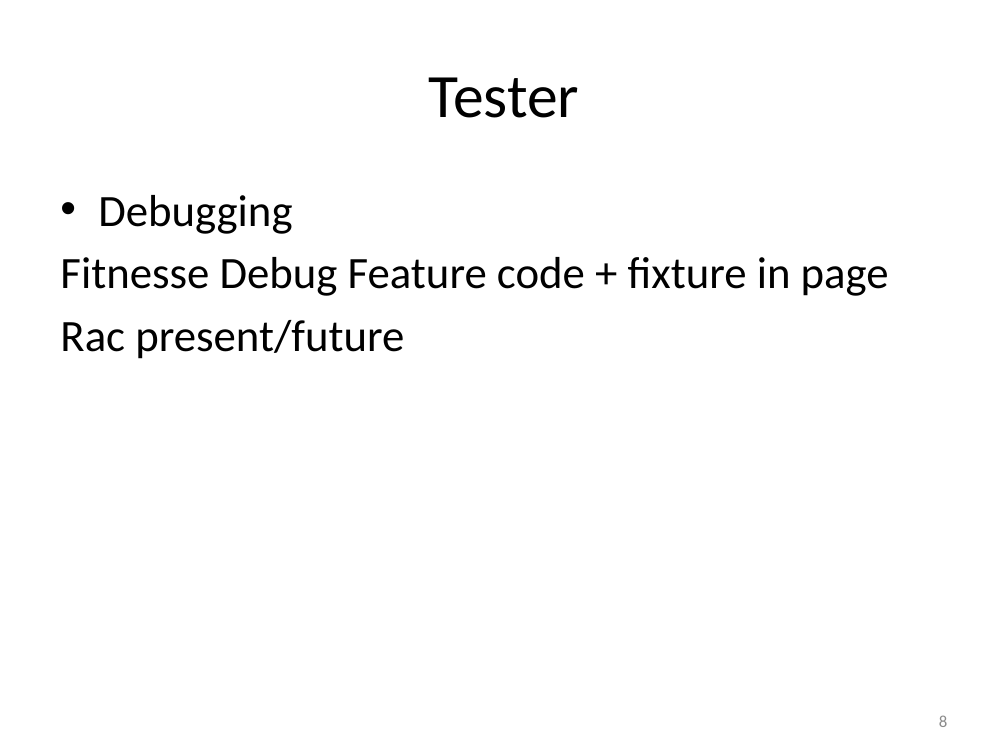
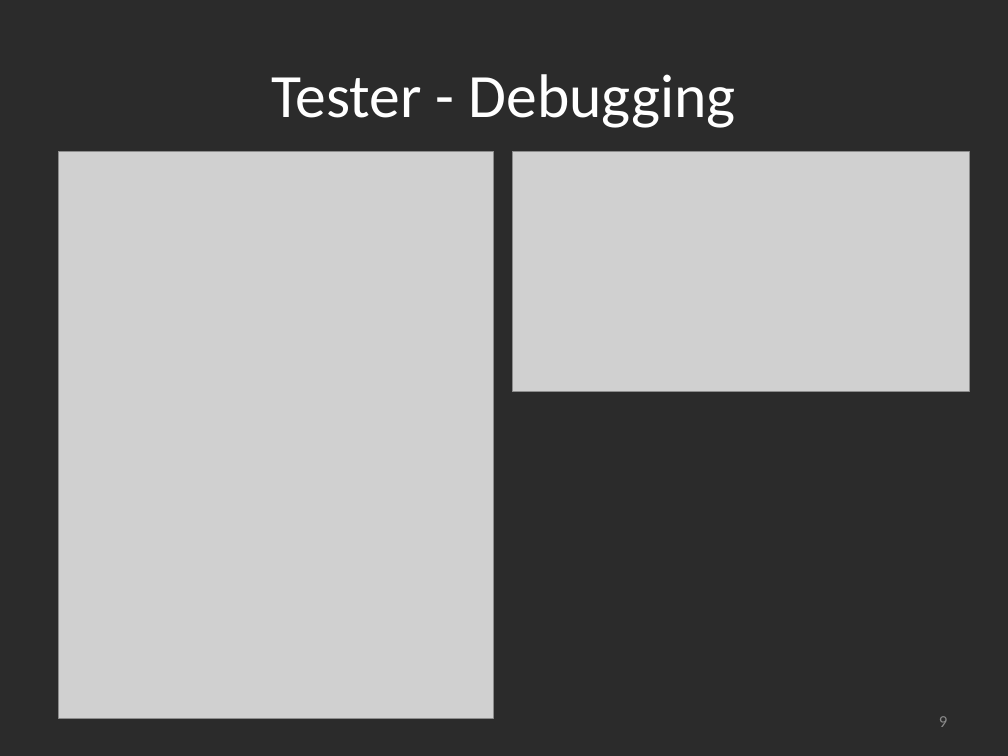
Before and after one commit to msuarz/portfolio, a slide deck: slide 9 of agile2011/presentation.pptx (slide 8 before the commit). Drawn at 1008x756 pixels with LibreOffice and Linux fonts; fonts in the diff are those of the drawing; grey boxes stand for pictures; background and template pictures are left out; a plain dark background stands for a picture behind light text. Boxes give left, top, right and bottom in pixels: in the first picture for what was removed or moved away, otherwise in the second. Text is boxed around its words. In the diff, an @@ line names an element or a change of style, - is before the commit and + after.

```diff
--- a/agile2011/presentation.pptx
+++ b/agile2011/presentation.pptx
@@ background #FFFFFF to picture (left out) @@
@@ title at [271, 74, 736, 128]: text changed; text colour #000000 to #FFFFFF @@
-Tester
+Tester - Debugging
@@ picture added at [58, 151, 493, 719] @@
@@ picture added at [512, 151, 969, 392] @@
@@ text removed at [60, 195, 889, 359] @@
-• Debugging
-Fitnesse Debug Feature code + fixture in page
-Rac present/future
@@ page number at [939, 716, 947, 727]: text changed @@
-8
+9
```
Also in this commit, not shown: 13 other slides changed, 2 slides added, 26 other files.
